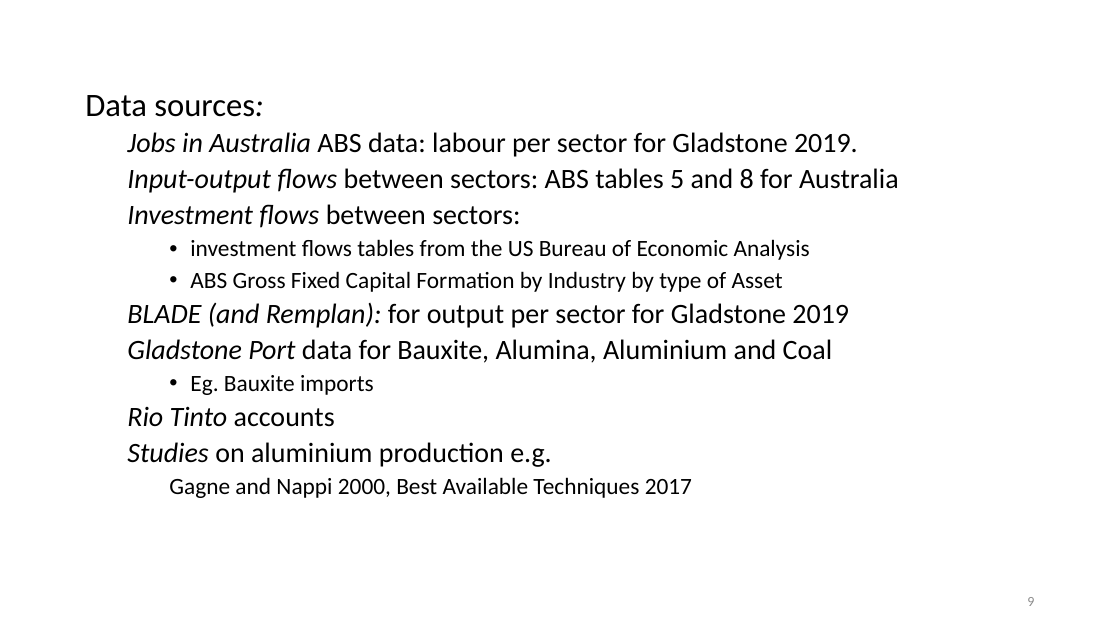
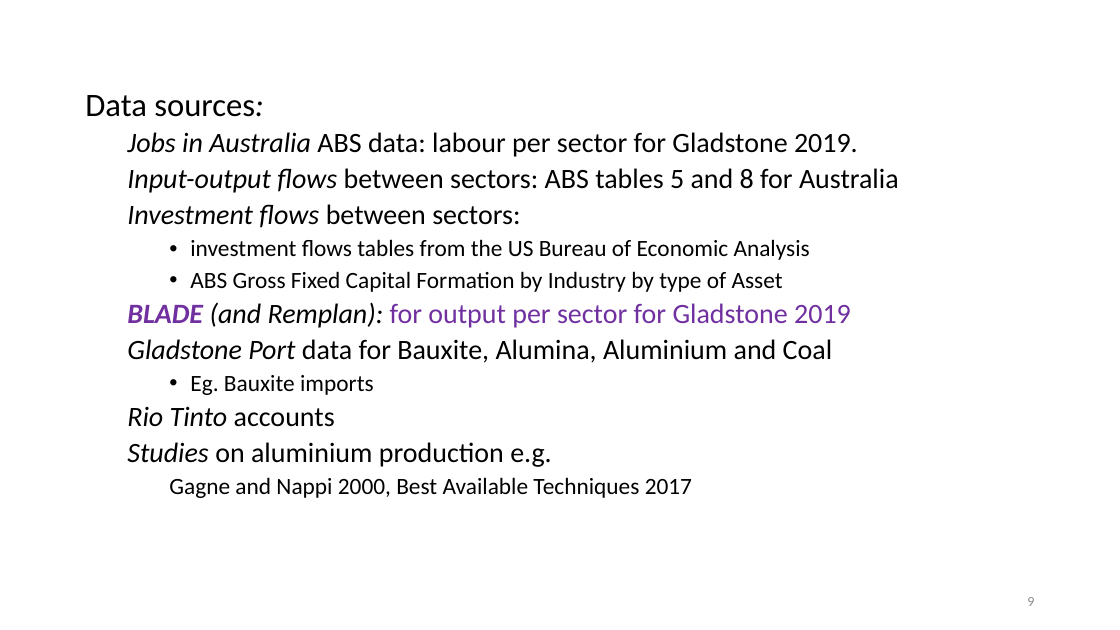
Before and after one commit to patrickocal/gladstone, a slide deck: slide 9 of powerpoint/glad-slides.pptx. Drawn at 1120x630 pixels with LibreOffice and Linux fonts; fonts in the diff are those of the drawing. Boxes give left, top, right and bottom in pixels: in the first picture for what was removed or moved away, otherwise in the second. Text is boxed around its words. In the diff, an @@ line names an element or a change of style, - is before the commit and + after.

```diff
--- a/powerpoint/glad-slides.pptx
+++ b/powerpoint/glad-slides.pptx
@@ text at (127,302,851,328): text colour #000000 to #7030A0 in "BLADE for output per sector for Gladstone ..."; bold on in "BLADE" @@
```
Also in this commit, not shown: 13 other slides changed, 2 slides removed, 2 other files.
